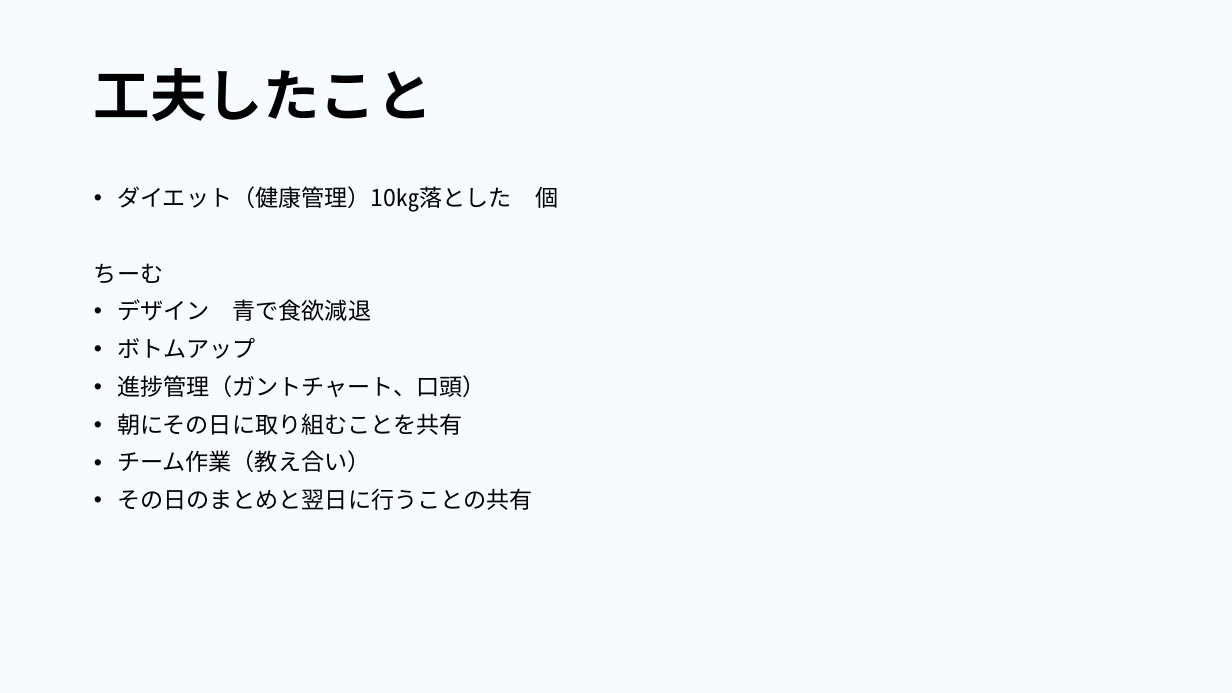
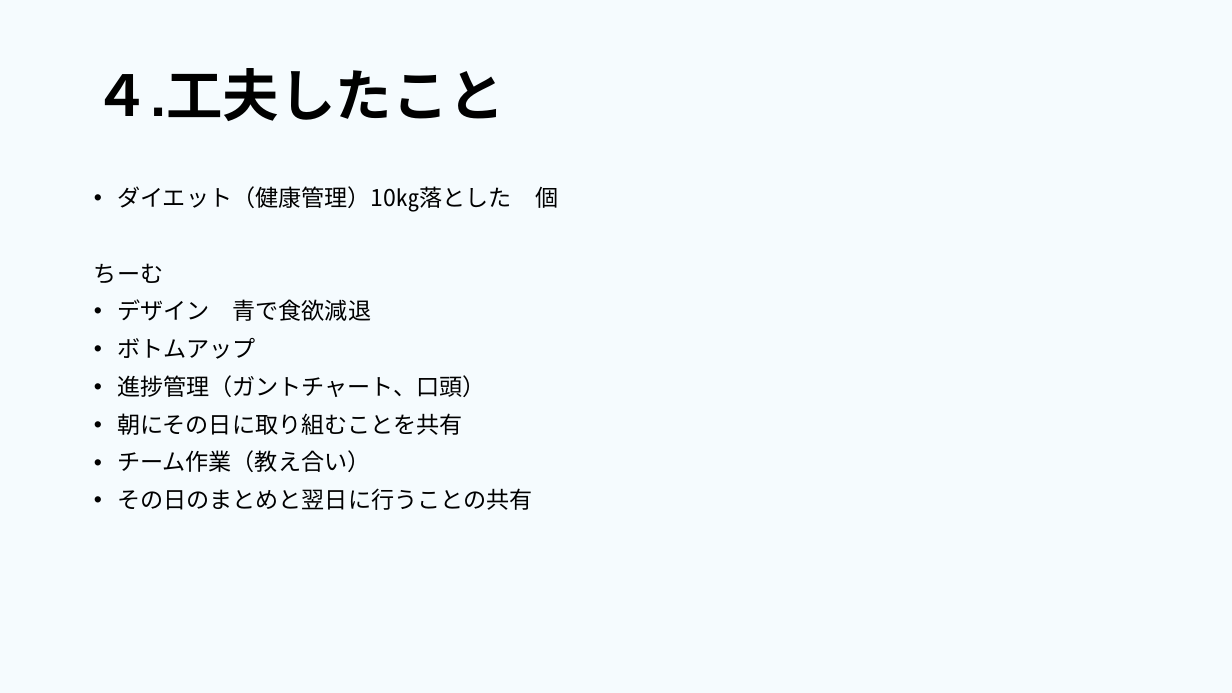
Before and after one commit to dojo2023/E-4, a slide deck: slide 20 of 共有用フォルダー/成果発表.pptx (slide 19 before the commit). Drawn at 1232x693 pixels with LibreOffice and Linux fonts; fonts in the diff are those of the drawing. Boxes give left, top, right and bottom in pixels: in the first picture for what was removed or moved away, otherwise in the second. Text is boxed around its words. In the diff, an @@ line names an element or a change of style, - is before the commit and + after.

```diff
--- a/共有用フォルダー/成果発表.pptx
+++ b/共有用フォルダー/成果発表.pptx
@@ title at bbox=[94, 68, 505, 121]: text changed @@
-工夫したこと
+４.工夫したこと
```
Also in this commit, not shown: 5 other slides changed, 1 slide added.
